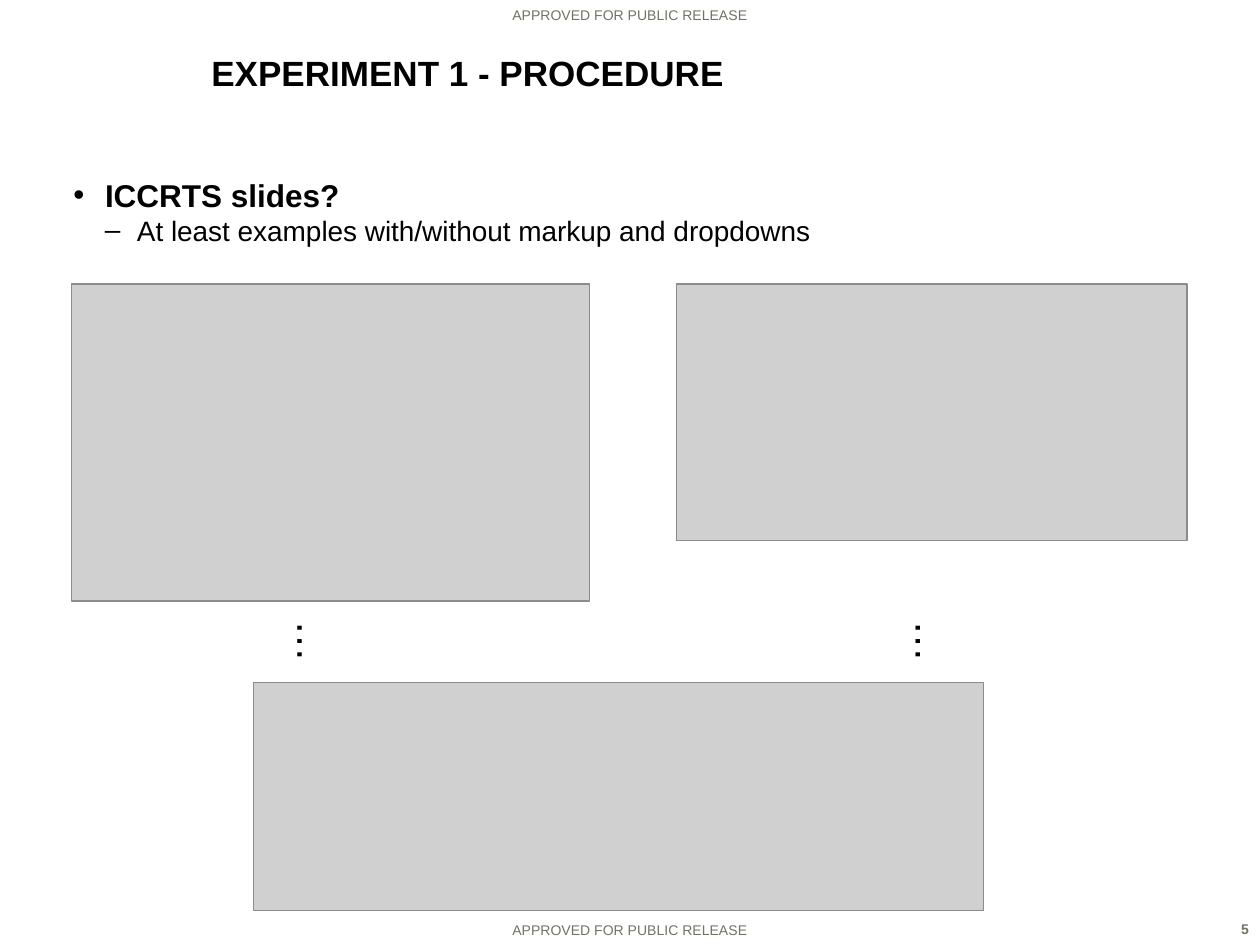
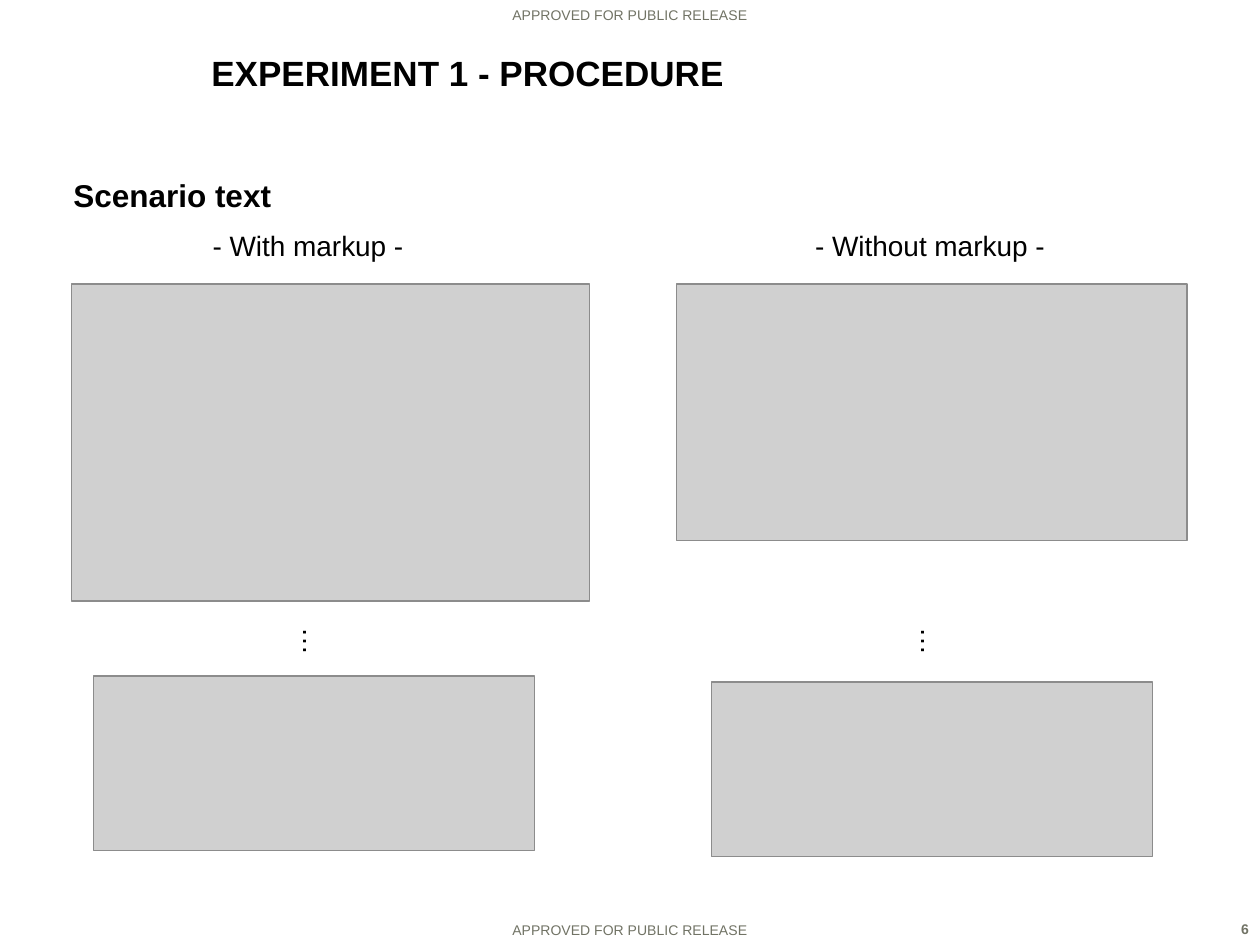
Before and after one commit to ezaroukian/ELICIT-2, a slide deck: slide 6 of analysis/Zaroukian-AHFE-presentation.PPTX (slide 5 before the commit). Drawn at 1260x945 pixels with LibreOffice and Linux fonts; fonts in the diff are those of the drawing; grey boxes stand for pictures; background and template pictures are left out. Boxes give left, top, right and bottom in pixels: in the first picture for what was removed or moved away, otherwise in the second. Text is boxed around its words. In the diff, an @@ line names an element or a change of style, - is before the commit and + after.

```diff
--- a/analysis/Zaroukian-AHFE-presentation.PPTX
+++ b/analysis/Zaroukian-AHFE-presentation.PPTX
@@ text at (x1=73, y1=184, x2=271, y2=208): text changed; size 16 to 18 pt; bold on @@
-• ICCRTS slides?
-  – At least examples with/without markup and dropdowns
+Scenario text
@@ text added at (x1=230, y1=235, x2=386, y2=261), 16 pt, text #000000 @@
+- With markup -
@@ text added at (x1=832, y1=235, x2=1027, y2=261), 16 pt, text #000000 @@
+- Without markup -
@@ text "…" moved from (x1=282, y1=607, x2=345, y2=675) to (x1=291, y1=615, x2=338, y2=669) @@
@@ text "…" at (x1=291, y1=615, x2=338, y2=669): size 24 to 16 pt @@
@@ text "…" at (x1=908, y1=615, x2=955, y2=669): size 24 to 16 pt @@
@@ text "…" moved from (x1=901, y1=607, x2=964, y2=675) to (x1=908, y1=615, x2=955, y2=669) @@
@@ picture added at (x1=93, y1=677, x2=534, y2=852) @@
@@ picture removed at (x1=253, y1=683, x2=983, y2=911) @@
@@ picture added at (x1=712, y1=682, x2=1153, y2=857) @@
```
Also in this commit, not shown: 3 other slides changed, 10 slides added, 8 slides removed, 1 other file.
